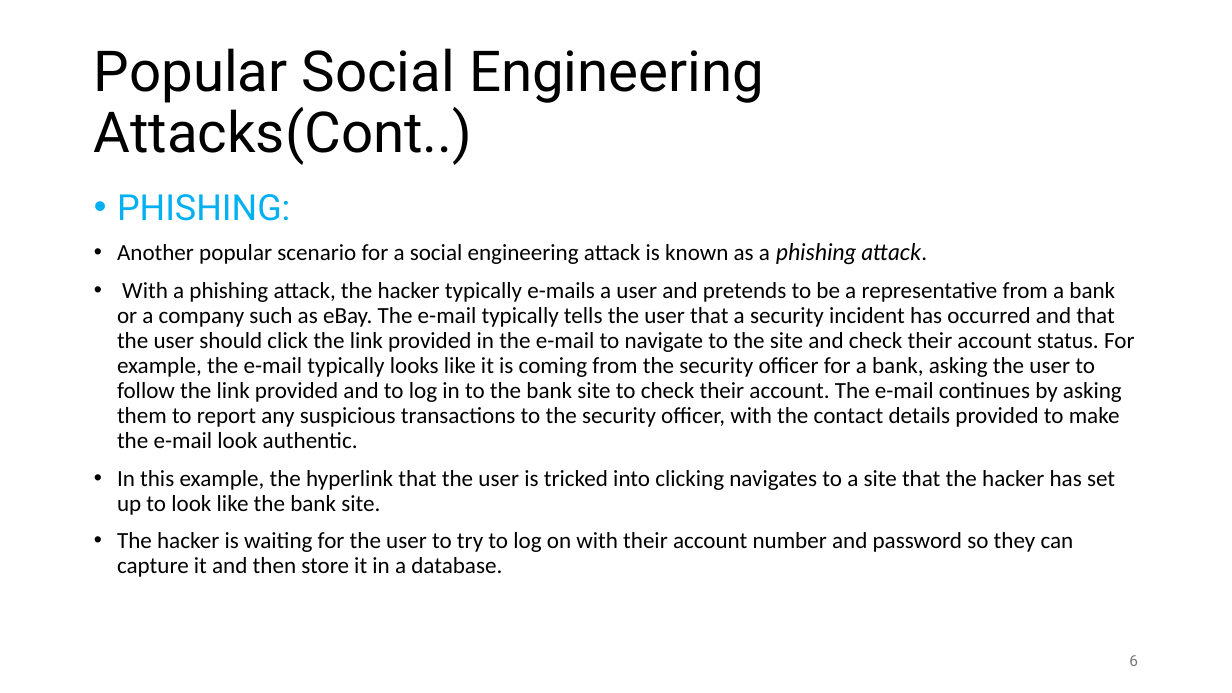
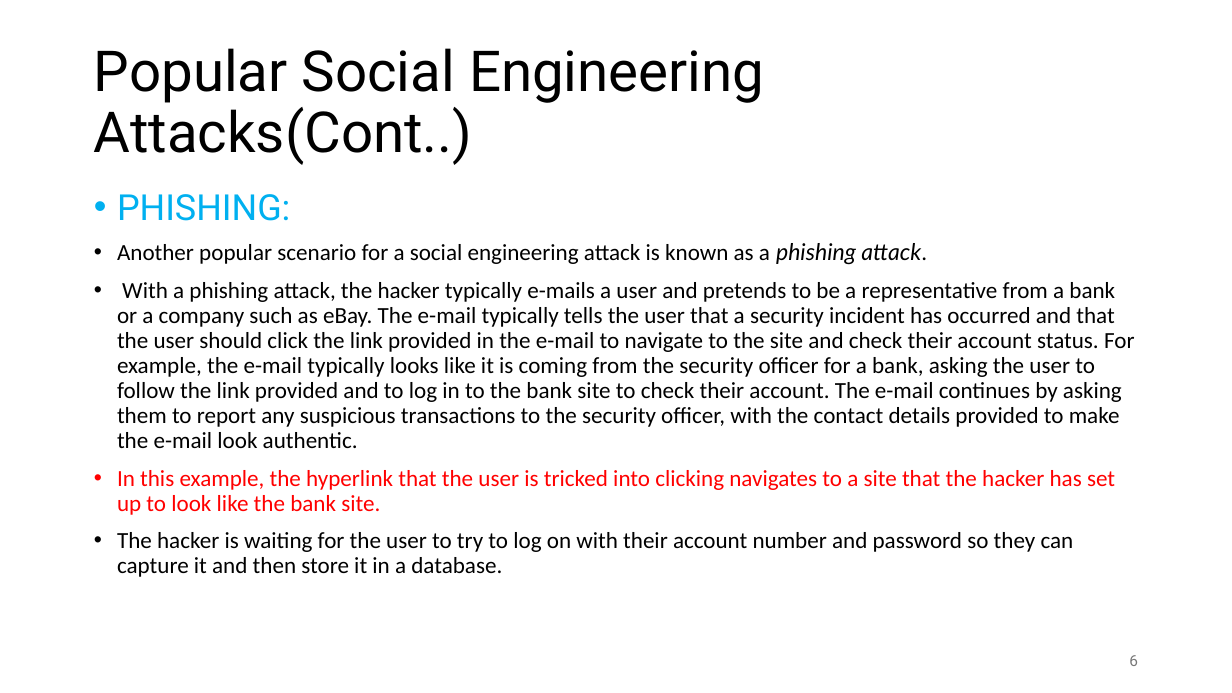
Before and after one commit to shakiliitju/M.Sc-in-ICT, a slide deck: slide 6 of Semester 2/Applied Cyber Security/Lecture/L4.pptx. Drawn at 1232x693 pixels with LibreOffice and Linux fonts; fonts in the diff are those of the drawing. Boxes give left, top, right and bottom in pixels: in the first picture for what was removed or moved away, otherwise in the second. Text is boxed around its words. In the diff, an @@ line names an element or a change of style, - is before the commit and + after.

```diff
--- a/Semester 2/Applied Cyber Security/Lecture/L4.pptx
+++ b/Semester 2/Applied Cyber Security/Lecture/L4.pptx
@@ text at (x1=117, y1=470, x2=1115, y2=515): text colour #000000 to #FF0000 in "In this example, the hyperlink that the ..." @@
```
Also in this commit, not shown: 5 other slides changed, 2 other files.
